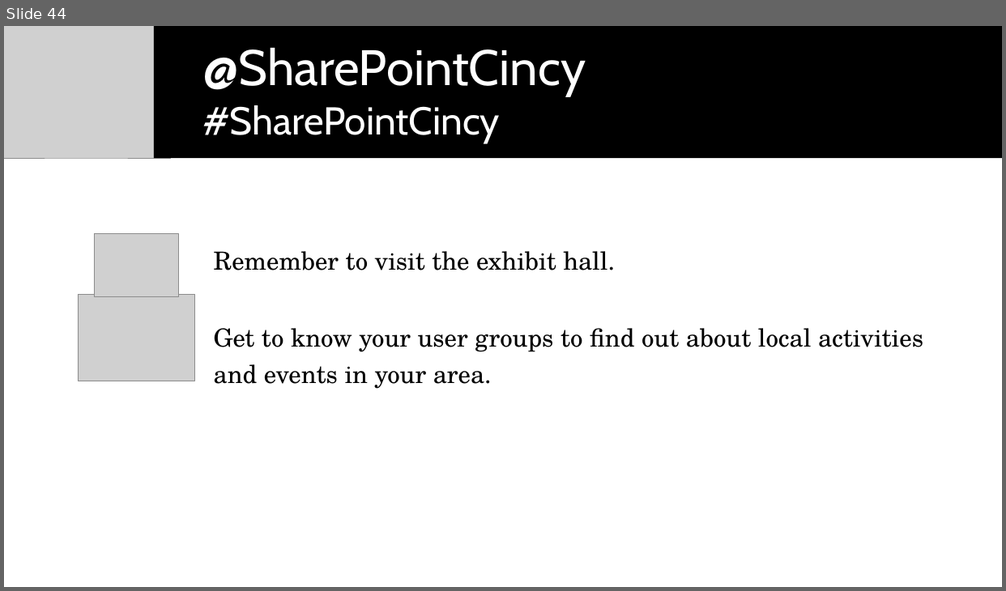
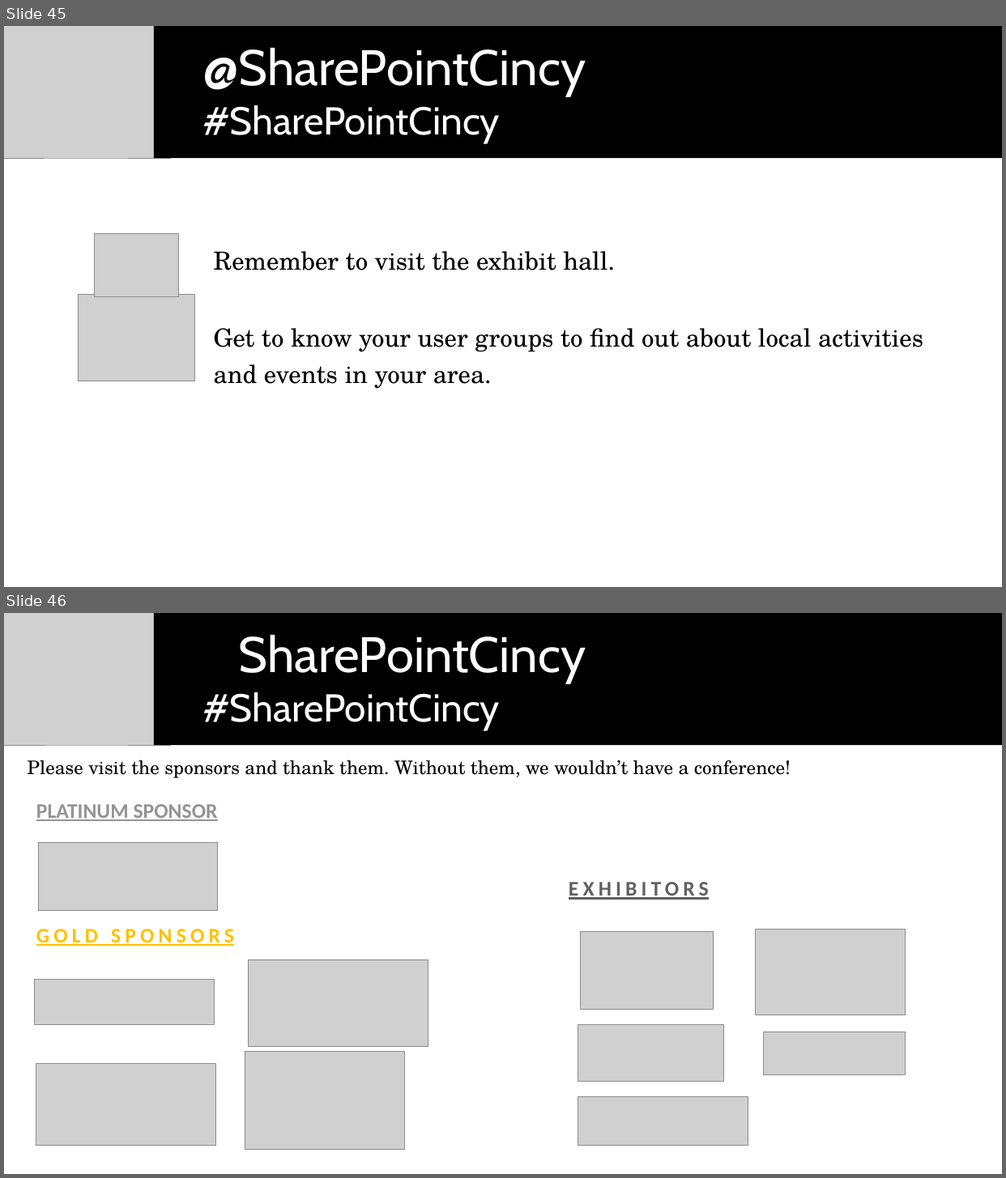
Before and after one commit to spietrek/SharePointCincy2015, a slide deck: Building SPAs in SharePoint Using AngularJS.pptx. Shown one above the other, each under a label of ours: slide 44 before the commit, slides 45 and 46 after it. The pictures are 1006x591 and 1006x1178 pixels, drawn with LibreOffice and Linux fonts; fonts in the diff are those of the drawing; grey boxes stand for pictures. Boxes give left, top, right and bottom in pixels: in the first picture for what was removed or moved away, otherwise in the second. Text is boxed around its words. In the diff, an @@ line names an element or a change of style, - is before the commit and + after.

```diff
--- a/Building SPAs in SharePoint Using AngularJS.pptx
+++ b/Building SPAs in SharePoint Using AngularJS.pptx
@@ slide 46 added at <box>4,613,1002,1174</box>, background #FFFFFF @@
@@ picture added at <box>4,613,170,745</box> @@
@@ rectangle added at <box>154,613,1002,745</box>, fill #000000 @@
@@ text added at <box>202,634,586,730</box>, 48 pt, text #FFFFFF @@
+@SharePointCincy
+#SharePointCincy
@@ text added at <box>27,760,791,778</box>, 18 pt, text #000000 @@
+Please visit the sponsors and thank them. Without them, we wouldn’t have a conference!
@@ text added at <box>36,804,218,821</box>, 20 pt, text #949494, bold, underline @@
+PLATINUM SPONSOR
@@ picture added at <box>39,843,218,911</box> @@
@@ text added at <box>569,882,709,900</box>, 20 pt, text #606060, bold, underline @@
+EXHIBITORS
@@ text added at <box>36,929,234,946</box>, 20 pt, text #FFC000, bold, underline @@
+GOLD SPONSORS
@@ picture added at <box>581,931,714,1009</box> @@
@@ picture added at <box>756,929,906,1015</box> @@
@@ picture added at <box>249,960,428,1047</box> @@
@@ picture added at <box>35,980,215,1024</box> @@
@@ picture added at <box>578,1024,724,1082</box> @@
@@ picture added at <box>764,1033,906,1076</box> @@
@@ picture added at <box>36,1063,216,1146</box> @@
@@ picture added at <box>245,1052,404,1150</box> @@
@@ picture added at <box>578,1097,748,1146</box> @@
@@ what was slide 44 is now slide 45 @@
```
Also in this commit, not shown: 9 slides changed, 1 other slide added, 1 slide removed.
